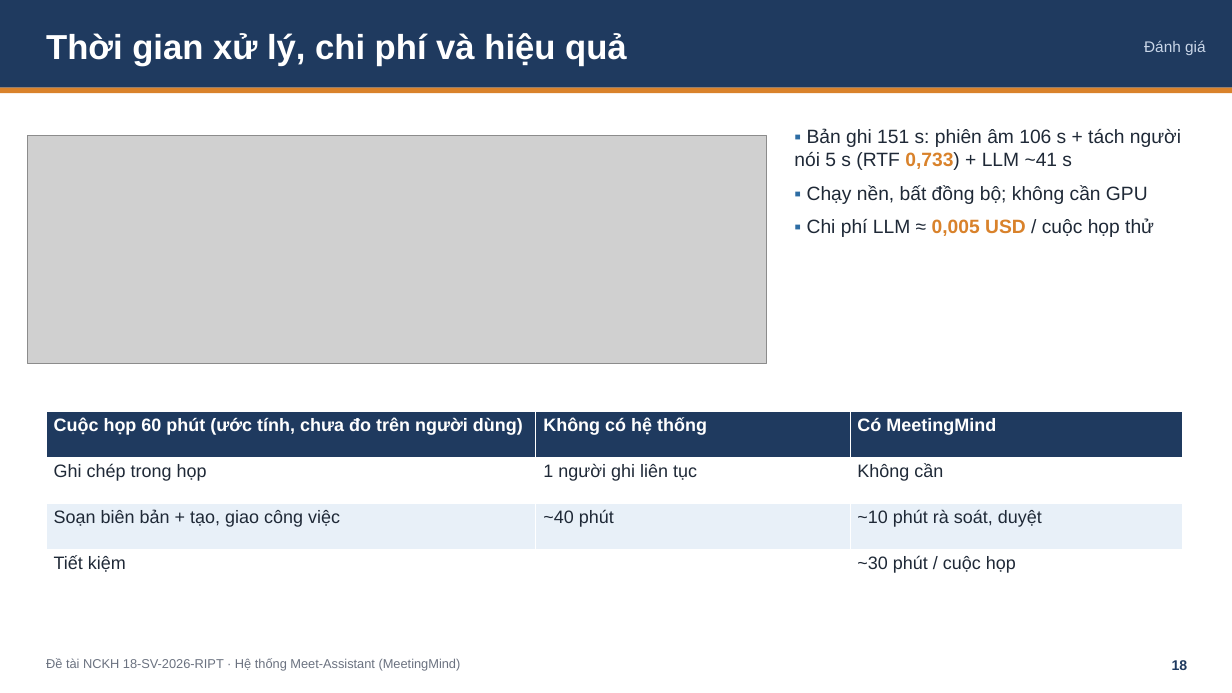
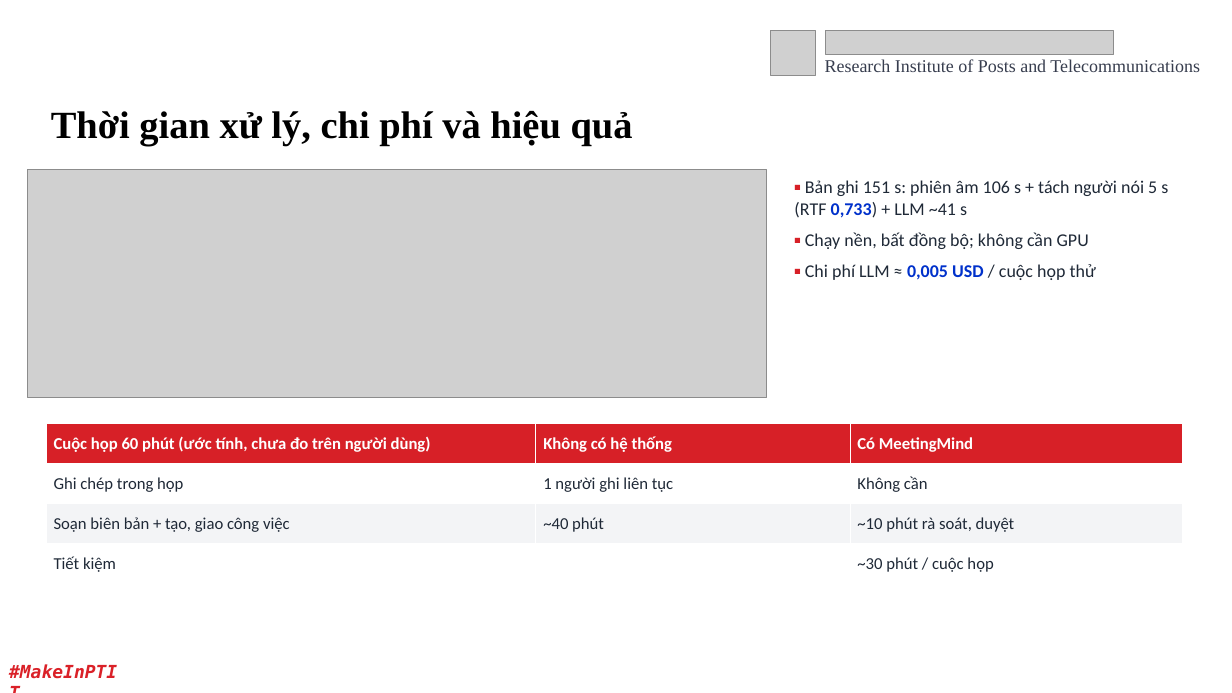
Before and after one commit to Dinhh-Chan/meetingmind, a slide deck: slide 18 of nghiem-thu/SlideNghiemThu_18-SV-2026-RIPT.pptx. Drawn at 1232x693 pixels with LibreOffice and Linux fonts; fonts in the diff are those of the drawing; grey boxes stand for pictures; background and template pictures are left out. Boxes give left, top, right and bottom in pixels: in the first picture for what was removed or moved away, otherwise in the second. Text is boxed around its words. In the diff, an @@ line names an element or a change of style, - is before the commit and + after.

```diff
--- a/nghiem-thu/SlideNghiemThu_18-SV-2026-RIPT.pptx
+++ b/nghiem-thu/SlideNghiemThu_18-SV-2026-RIPT.pptx
@@ rectangle removed at bbox=[0, 0, 1232, 88] @@
@@ picture added at bbox=[771, 30, 816, 75] @@
@@ picture added at bbox=[825, 30, 1114, 55] @@
@@ text added at bbox=[825, 59, 1200, 72], 14 pt, text #373D4E @@
+Research Institute of Posts and Telecommunications
@@ text removed at bbox=[1144, 40, 1206, 55] @@
-Đánh giá
@@ rectangle removed at bbox=[0, 88, 1232, 93] @@
@@ text "Thời gian xử lý, chi ...": place and size @@
-text "Thời gian xử lý, chi ..." at bbox=[46, 33, 627, 66]
+text "Thời gian xử lý, chi ..." at bbox=[51, 111, 633, 146]
@@ text "Thời gian xử lý, chi ..." at bbox=[51, 111, 633, 146]: size 27 to 30 pt, font Arial to Times New Roman, text colour #FFFFFF to #000000 @@
@@ picture: place and size @@
-picture at bbox=[28, 135, 767, 363]
+picture at bbox=[28, 169, 767, 397]
@@ text "▪ Bản ghi 151 s: ...": place and size @@
-text "▪ Bản ghi 151 s: ..." at bbox=[794, 128, 1181, 237]
+text "▪ Bản ghi 151 s: ..." at bbox=[794, 180, 1168, 280]
@@ text "▪ Bản ghi 151 s: ..." at bbox=[794, 180, 1168, 280]: size 15 to 14 pt, font Arial to Calibri; text colour #2E6DA4 to #D72027 in "▪", "▪", "▪"; text colour #D9822B to #0031CB in "0,733)", "0,005 USD" @@
@@ table at bbox=[46, 424, 1183, 585] @@
@@ fill #1F3A5F to #D72027 in row 1 @@
@@ fill #E8F0F8 to #F3F4F6 in row 3 @@
@@ size 14 to 13 pt, font Arial to Calibri @@
@@ table: place and size @@
-table at bbox=[46, 411, 1183, 596]
+table at bbox=[46, 424, 1183, 585]
@@ text added at bbox=[0, 656, 129, 688], 14 pt, text #DA2128, bold, italic @@
+#MakeInPTIT
@@ text removed at bbox=[46, 658, 461, 671] @@
-Đề tài NCKH 18-SV-2026-RIPT · Hệ thống Meet-Assistant (MeetingMind)
@@ text "18": place and size @@
-text "18" at bbox=[1172, 660, 1188, 670]
+text "18" at bbox=[1104, 650, 1155, 683]
@@ text "18" at bbox=[1104, 650, 1155, 683]: size 11 to 12 pt, font Arial to Calibri, text colour #1F3A5F to #FFFFFF; alignment right to centre; vertical alignment top to middle @@
```
Also in this commit, not shown: 20 other slides changed, 1 slide added, 1 slide removed, 5 other files.
